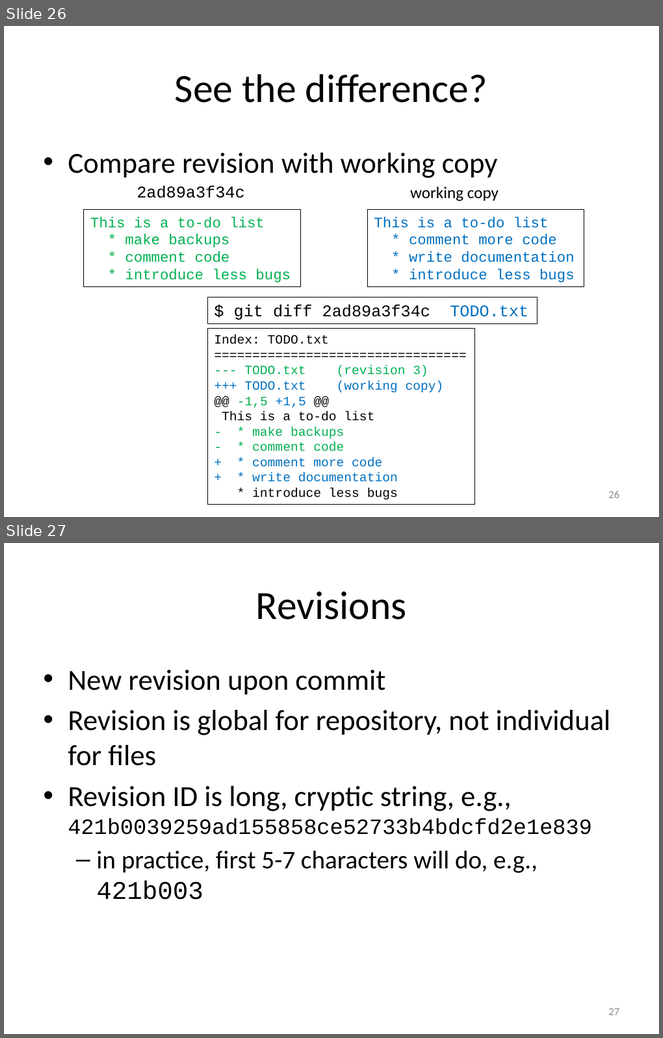
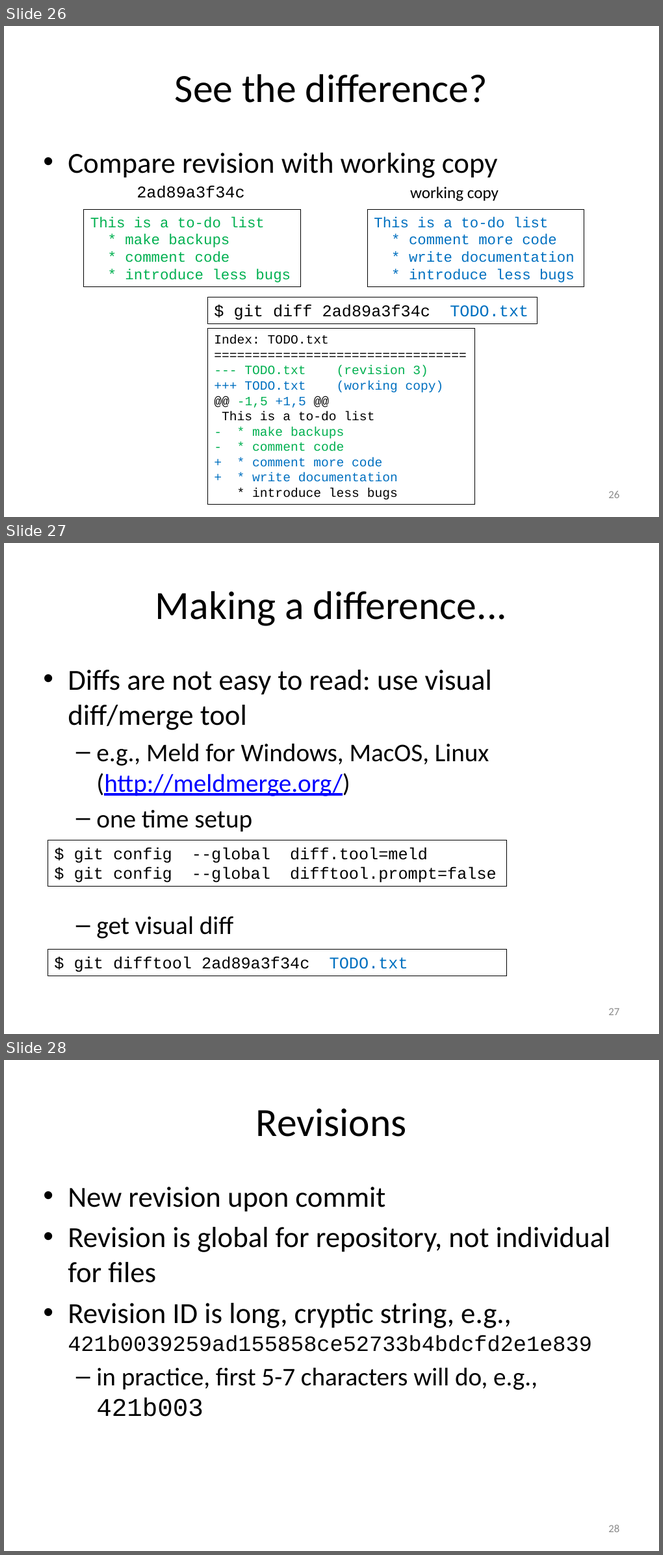
Before and after one commit to gjbex/training-material, a slide deck: LinuxTools/VersionControl/version_control_git.pptx. Shown one above the other, each under a label of ours: slides 26 and 27 before the commit, slides 26, 27 and 28 after it. The pictures are 663x1038 and 663x1555 pixels, drawn with LibreOffice and Linux fonts; fonts in the diff are those of the drawing. Boxes give left, top, right and bottom in pixels: in the first picture for what was removed or moved away, otherwise in the second. Text is boxed around its words. In the diff, an @@ line names an element or a change of style, - is before the commit and + after.

Commit message:
Add slide on visual diff tool

```diff
--- a/LinuxTools/VersionControl/version_control_git.pptx
+++ b/LinuxTools/VersionControl/version_control_git.pptx
@@ slide 27 added at (4, 543, 659, 1034), background #FFFFFF @@
@@ title added at (155, 591, 507, 626), 44 pt, text #000000 @@
+Making a difference...
@@ text added at (68, 670, 492, 939), 28 pt, text #000000 @@
+• Diffs are not easy to read: use visual diff/merge tool
+  – e.g., Meld for Windows, MacOS, Linux
+    (http://meldmerge.org/)
+  – one time setup
+  – get visual diff
@@ rectangle added at (48, 841, 507, 887), outline #000000 0.75 pt, 18 pt, text #000000 @@
+$ git config --global diff.tool=meld
+$ git config --global difftool.prompt=false
@@ rectangle added at (48, 950, 507, 976), outline #000000 0.75 pt, 18 pt, text #000000 @@
+$ git difftool 2ad89a3f34c TODO.txt
@@ page number added at (608, 1008, 620, 1016), 12 pt, text #8C8C8C @@
+27
@@ what was slide 27 is now slide 28 @@
@@ page number at (608, 1525, 620, 1533): text changed @@
-27
+28
```
